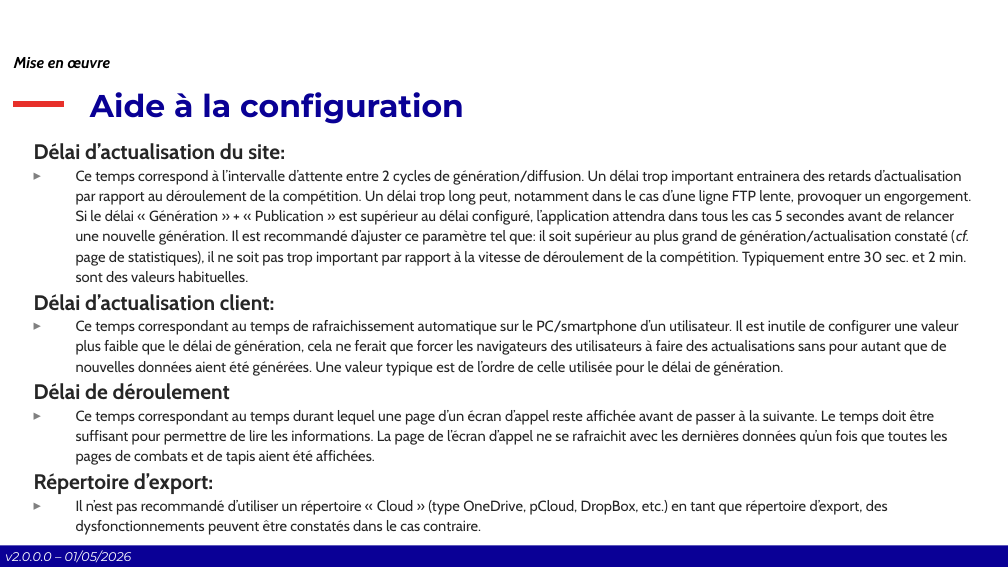
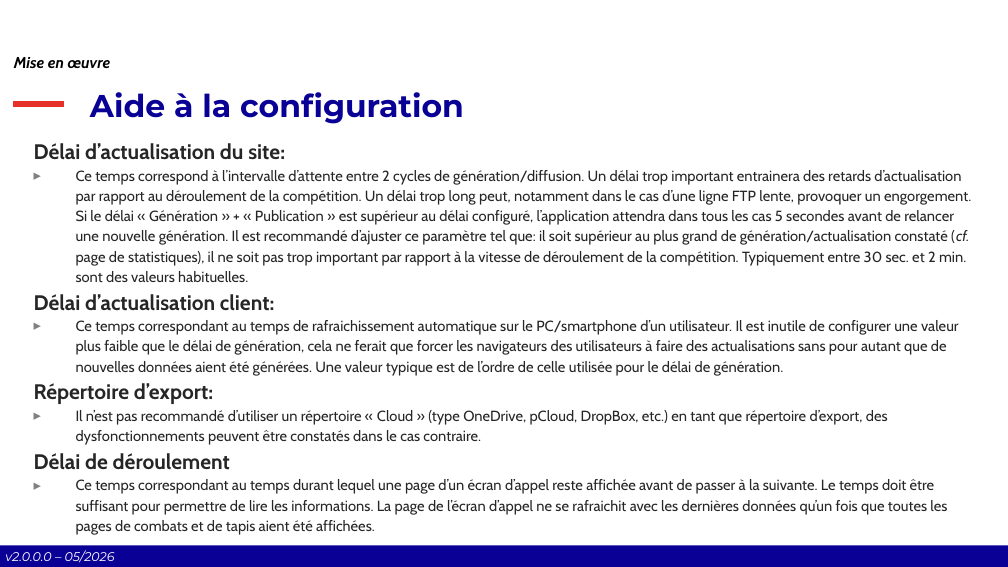
Before and after one commit to Comite-Rhone-Judo/PublicationSuiviCompetition, a slide deck: slide 14 of AppPublication/Documentation/PublicationSuiviCompetition - Manuel d'utilisation.pptx. Drawn at 1008x567 pixels with LibreOffice and Linux fonts; fonts in the diff are those of the drawing; background and template pictures are left out. Boxes give left, top, right and bottom in pixels: in the first picture for what was removed or moved away, otherwise in the second. Text is boxed around its words. In the diff, an @@ line names an element or a change of style, - is before the commit and + after.

```diff
--- a/AppPublication/Documentation/PublicationSuiviCompetition - Manuel d'utilisation.pptx
+++ b/AppPublication/Documentation/PublicationSuiviCompetition - Manuel d'utilisation.pptx
@@ text at [34, 383, 888, 445]: paragraphs added @@
+Répertoire d’export:
+▸ Il n’est pas recommandé d’utiliser un répertoire « Cloud » (type OneDrive, pCloud, DropBox, etc.) en tant que répertoire d’export, des dysfonctionnements peuvent être constatés dans le cas contraire.
@@ text at [34, 473, 888, 535]: paragraphs removed @@
-Répertoire d’export:
-▸ Il n’est pas recommandé d’utiliser un répertoire « Cloud » (type OneDrive, pCloud, DropBox, etc.) en tant que répertoire d’export, des dysfonctionnements peuvent être constatés dans le cas contraire.
@@ text at [5, 550, 115, 563]: text changed @@
-v2.0.0.0 – 01/05/2026
+v2.0.0.0 – 05/2026
```
Also in this commit, not shown: 38 other slides changed, 11 slides added, 1 slide removed, 12 other files.
